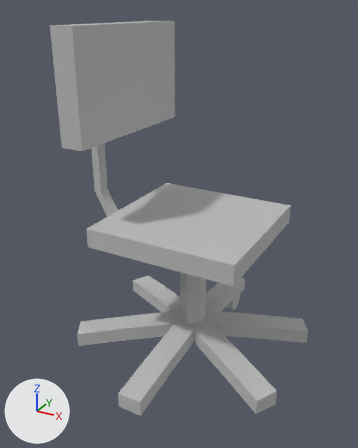
What one commit did to the OBJ model WreckIt/Assets/Prefabs/officeChair.obj.
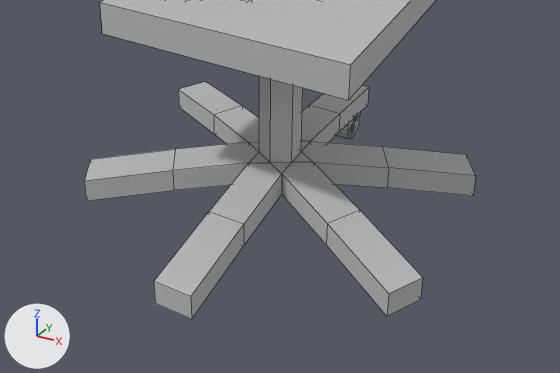
Old and new are each drawn whole from a 50 mm camera at (1.34, -2.64, 2.35) aimed at (-0.07, -0.07, 1.06) and again close up on the part from 8% to 100% of the width and 51% to 100% of the height. Lighting does not change. The marker at lower left points along +X, +Y and +Z. The close-ups show mesh edges as thin lines. Where no turn or scale is listed for an object, it has been applied to the vertices. Vertices at the same position are counted once.

Script lines for the objects in view, before the commit:
```python
me_officechair = bpy.data.meshes.new('officeChair')
me_officechair.from_pydata(...)  # 180 vertices, 179 faces; spans x -0.77..0.74, y -0.81..0.81, z 0.0..2.26
me_officechair.materials.append(mat_initialshadinggroup)  # grey #bcbcbc
ob_officechair = bpy.data.objects.new('officeChair', me_officechair)
ob_officechair.location = (0.0, 0.0, 0.0)
```
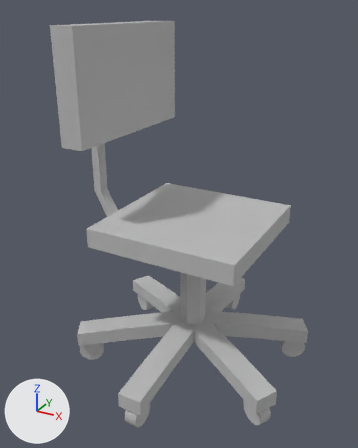
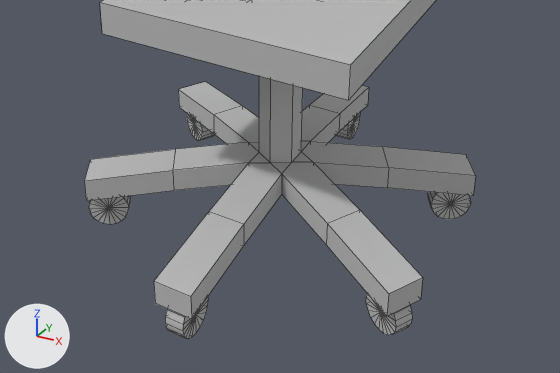
The newer file is also turned or shifted as a whole; pictures and numbers use the older file's frame.

Diff of the bpy script that builds the scene:
```diff
--- a/WreckIt/Assets/Prefabs/officeChair.obj.py
+++ b/WreckIt/Assets/Prefabs/officeChair.obj.py
@@ me_officechair @@
 me_officechair.from_pydata(...)  # 180 vertices, 179 faces; spans x -0.77..0.74, y -0.81..0.81, z 0.0..2.26
 # used by ob_officechair; location = (0.0, 0.0, 0.0)
+# me_officechair part 1: a new loose piece, a 20-sided cylinder along x spanning x -0.035..0.04, y -0.814..-0.645, z -0.002..0.167, in mat_initialshadinggroup (grey #bcbcbc)
+# me_officechair part 2: the loose piece of 42 vertices spanning x -0.04..0.04, y 0.64..0.81, z 0.0..0.17 is copied, and the copy is multiplied about its middle by the matrix ((0.5, 0.866, 0.0), (0.866, -0.5, 0.0), (0.0, 0.0, 1.0)), then moved by (-0.63, -0.36, 0.0); it spans x -0.72..-0.54, y 0.29..0.44, z 0.0..0.17
+# me_officechair part 3: the loose piece of 42 vertices spanning x -0.04..0.04, y 0.64..0.81, z 0.0..0.17 is copied, and the copy is turned 60 degrees about the z axis through its middle, then moved by (0.63, -1.09, 0.0); it spans x 0.54..0.73, y -0.44..-0.29, z 0.0..0.17
+# me_officechair part 4: the loose piece of 42 vertices spanning x -0.04..0.04, y 0.64..0.81, z 0.0..0.17 is copied, and the copy is turned 120 degrees about the z axis through its middle, then moved by (0.63, -0.36, 0.0); it spans x 0.54..0.73, y 0.29..0.44, z 0.0..0.17
+# me_officechair part 5: the loose piece of 42 vertices spanning x -0.04..0.04, y 0.64..0.81, z 0.0..0.17 is copied, and the copy is multiplied about its middle by the matrix ((-0.5, 0.866, 0.0), (0.866, 0.5, 0.0), (0.0, 0.0, 1.0)), then moved by (-0.63, -1.09, 0.0); it spans x -0.72..-0.54, y -0.44..-0.29, z 0.0..0.17
 me_officechair.materials.append(mat_initialshadinggroup)
```

Boxes [x1, y1, x2, y2] around the edits, measured in the close-ups (560 x 373 px):
'officeChair', reshaped: before [84, 0, 476, 319]; after [84, 0, 476, 339]
part 1 of me_officechair, added: after [165, 297, 208, 339]
part 2 of me_officechair, added: after [187, 113, 214, 140]
part 3 of me_officechair, added: after [366, 293, 412, 335]
part 4 of me_officechair, added: after [428, 192, 471, 219]
part 5 of me_officechair, added: after [89, 196, 131, 224]
